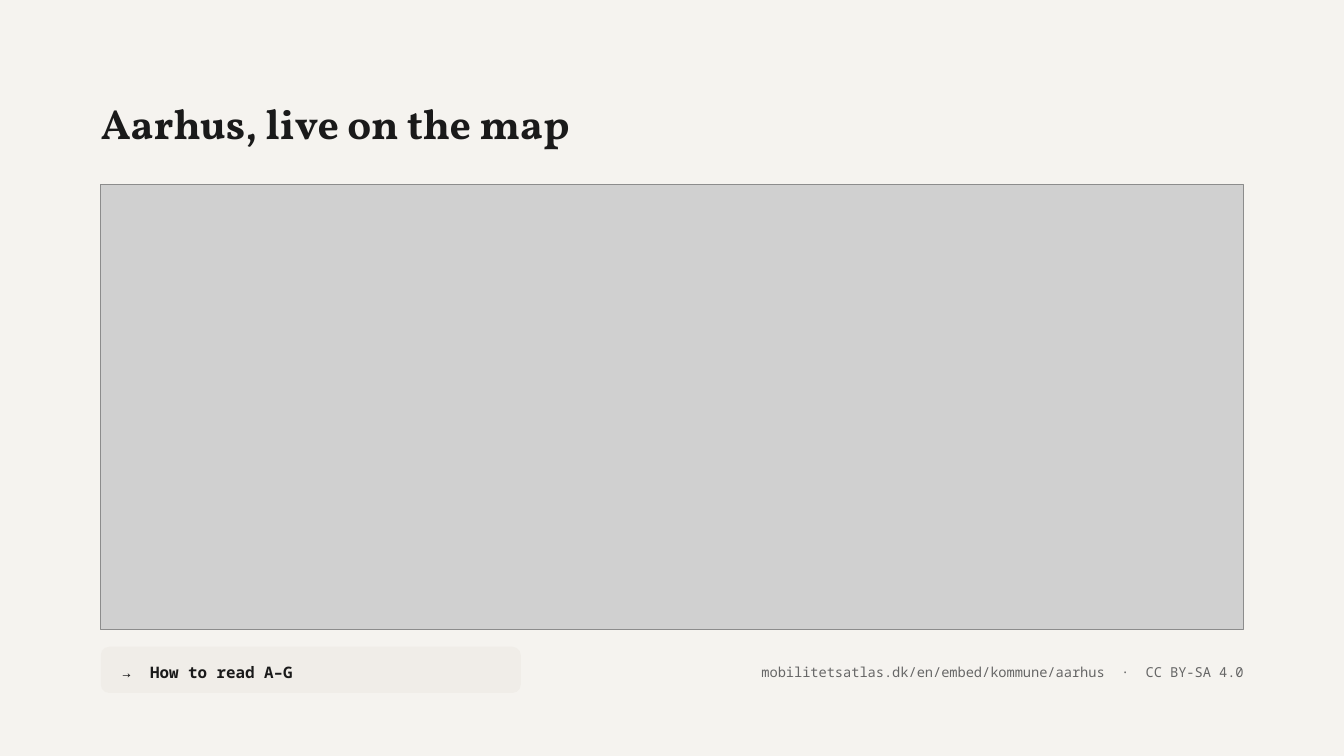
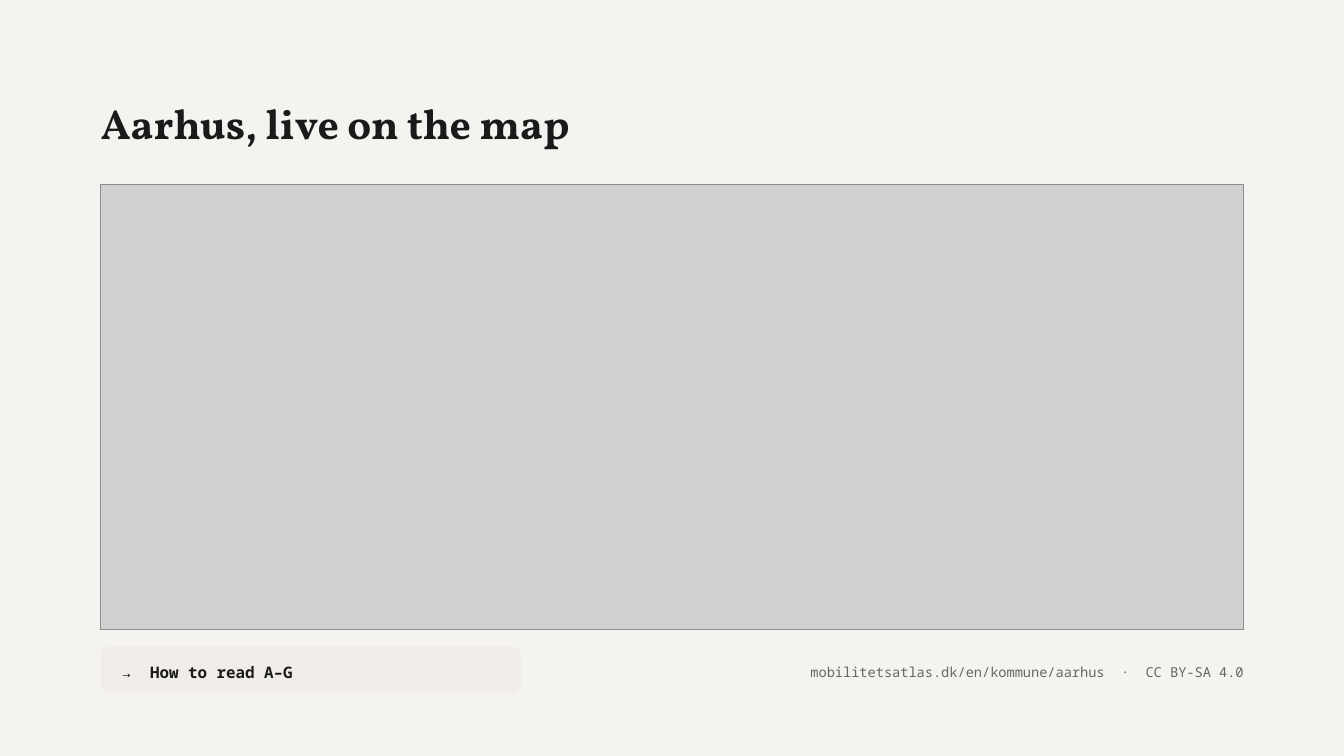
Before and after one commit to betamobility/slides, a slide deck: slide 12 of decks/mobilitetsatlas-intro/Mobilitetsatlas-introduktion.pptx. Drawn at 1344x756 pixels with LibreOffice and Linux fonts; fonts in the diff are those of the drawing; grey boxes stand for pictures. Boxes give left, top, right and bottom in pixels: in the first picture for what was removed or moved away, otherwise in the second. Text is boxed around its words. In the diff, an @@ line names an element or a change of style, - is before the commit and + after.

```diff
--- a/decks/mobilitetsatlas-intro/Mobilitetsatlas-introduktion.pptx
+++ b/decks/mobilitetsatlas-intro/Mobilitetsatlas-introduktion.pptx
@@ text at bbox=[810, 666, 1244, 677]: text changed @@
-mobilitetsatlas.dk/en/embed/kommune/aarhus · CC BY-SA 4.0
+mobilitetsatlas.dk/en/kommune/aarhus · CC BY-SA 4.0
```
Also in this commit, not shown: 1 other slide changed, 3 other files.
